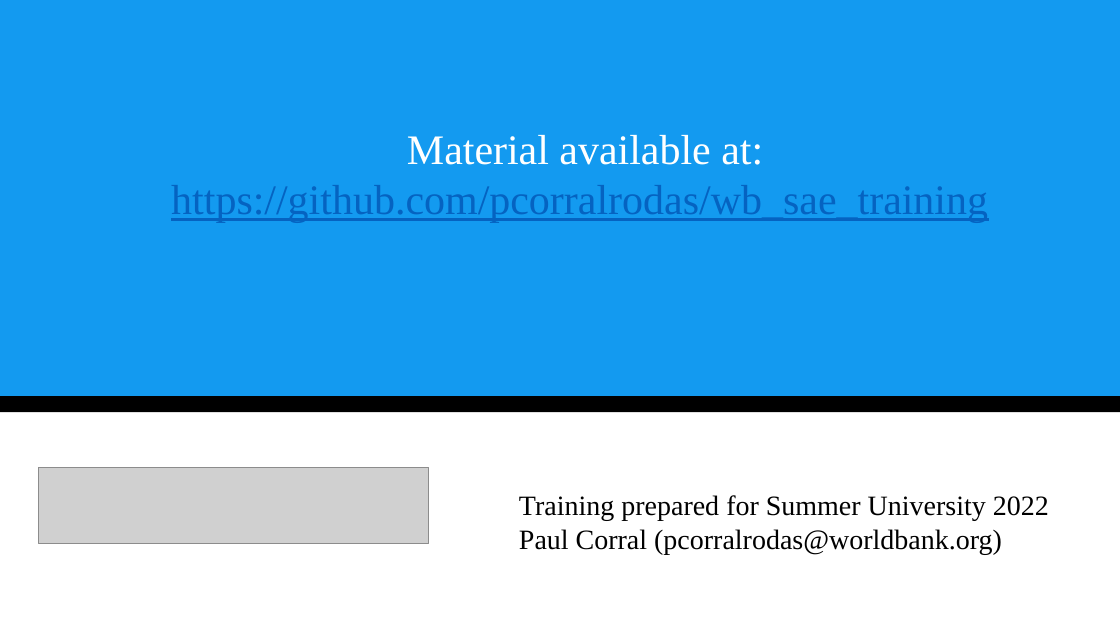
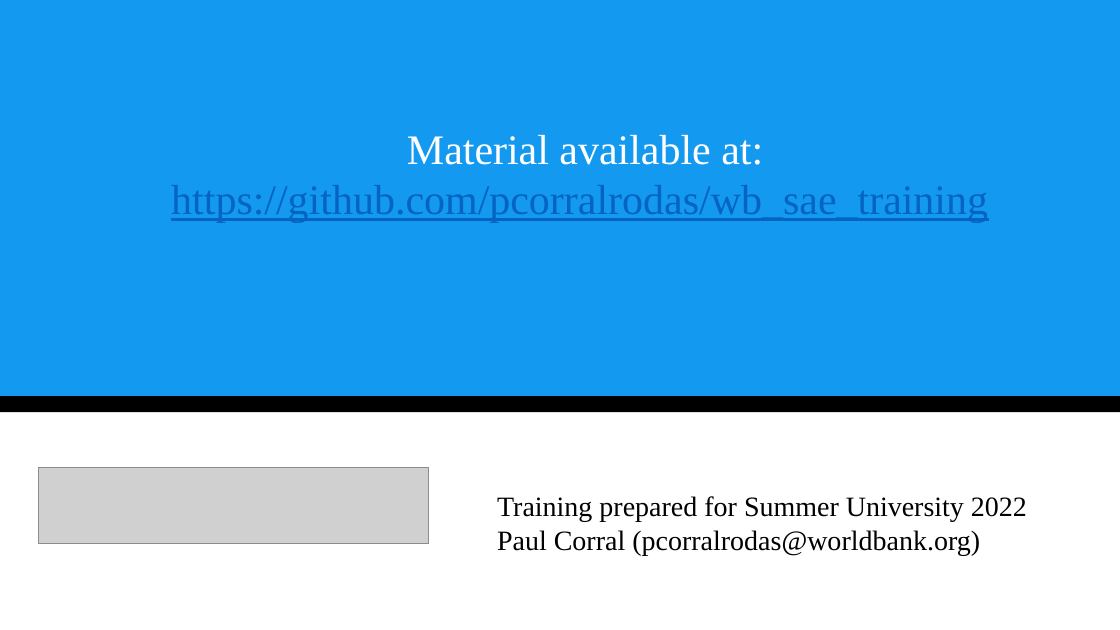
Before and after one commit to pcorralrodas/wb_sae_training, a slide deck: slide 2 of 03.Presentations/Small Area Estimation.pptx (slide 13 before the commit). Drawn at 1120x630 pixels with LibreOffice and Linux fonts; fonts in the diff are those of the drawing; grey boxes stand for pictures. Boxes give left, top, right and bottom in pixels: in the first picture for what was removed or moved away, otherwise in the second. Text is boxed around its words. In the diff, an @@ line names an element or a change of style, - is before the commit and + after.

```diff
--- a/03.Presentations/Small Area Estimation.pptx
+++ b/03.Presentations/Small Area Estimation.pptx
@@ text "Training prepared for Summer University ...": place and size @@
-text "Training prepared for Summer University ..." at bbox=[519, 495, 1049, 554]
+text "Training prepared for Summer University ..." at bbox=[497, 496, 1027, 555]
```
Also in this commit, not shown: 11 slides removed, 4 other files.
